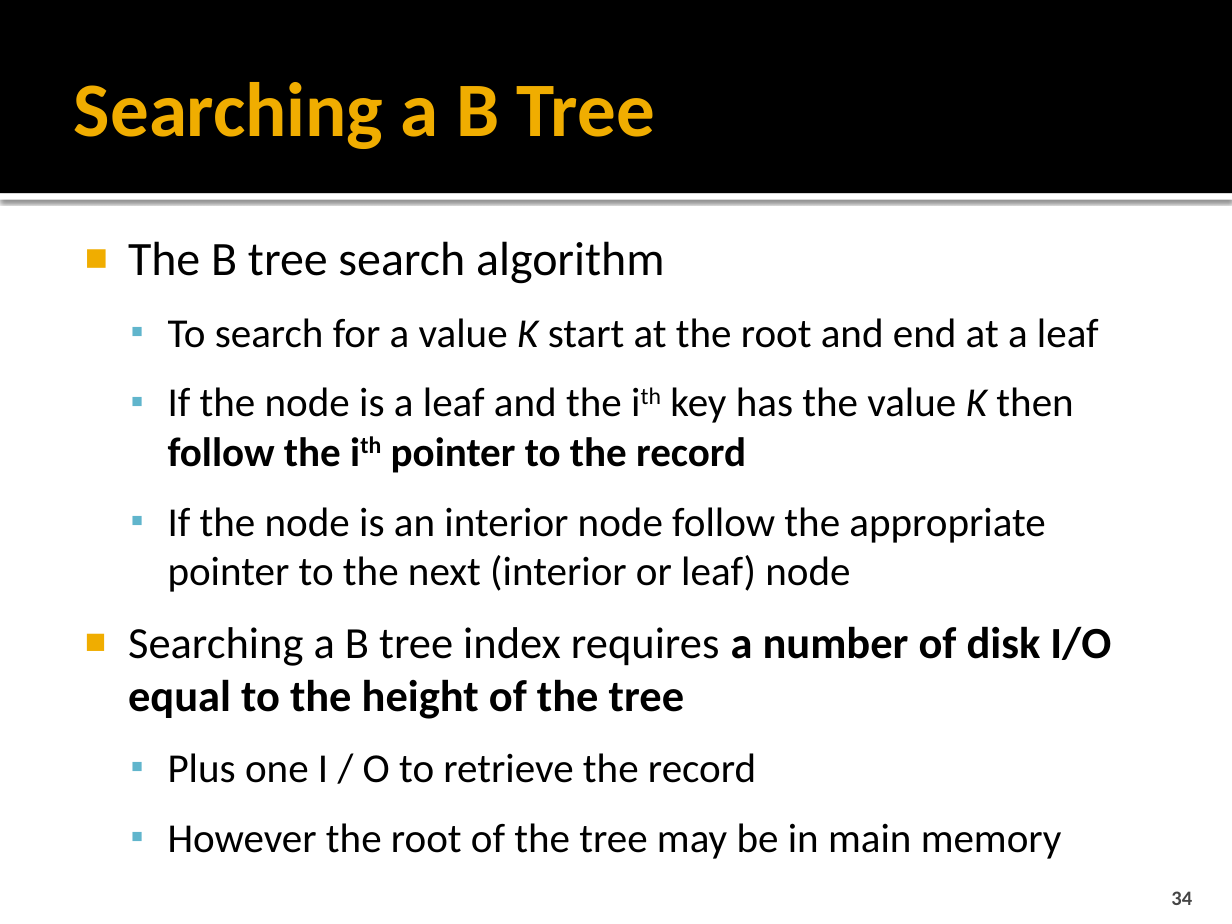
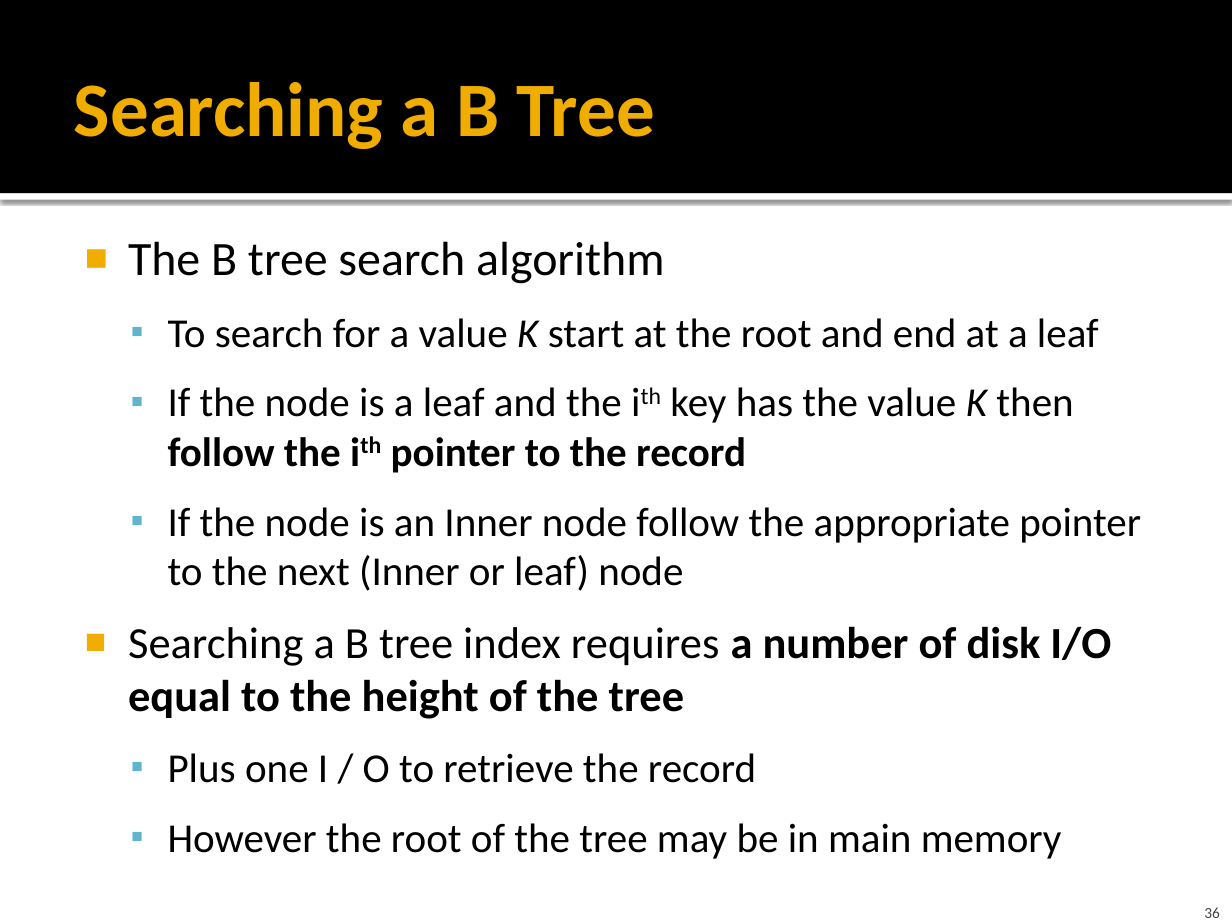
Before and after one commit to cmpt606f19/cmpt606-content, a slide deck: slide 36 of Lectures/06 Indexing.pptx (slide 34 before the commit). Drawn at 1232x924 pixels with LibreOffice and Linux fonts; fonts in the diff are those of the drawing. Boxes give left, top, right and bottom in pixels: in the first picture for what was removed or moved away, otherwise in the second. Text is boxed around its words. In the diff, an @@ line names an element or a change of style, - is before the commit and + after.

```diff
--- a/Lectures/06 Indexing.pptx
+++ b/Lectures/06 Indexing.pptx
@@ text at bbox=[168, 507, 1141, 591]: text changed @@
-  ▪ If the node is an interior node follow the appropriate pointer to the next (interior or leaf) node
+  ▪ If the node is an Inner node follow the appropriate pointer to the next (Inner or leaf) node
@@ page number at bbox=[1204, 907, 1220, 918]: text changed; size 12 to 9 pt @@
-34
+36
```
Also in this commit, not shown: 20 other slides changed, 3 slides added, 1 other file.
